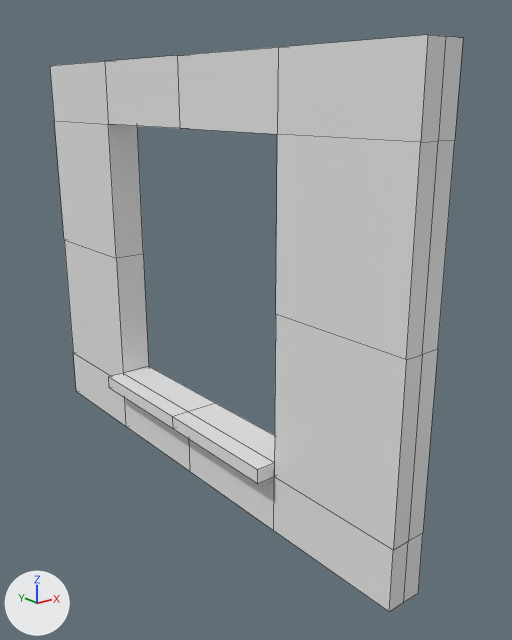
The Blender file Mallas/Basic Building Blocks/StaticMesh_WallWindow_DetailTwo 3x4x0.25.blend, before and after one commit.
Camera for both pictures: a 50 mm lens placed at (-2.89, -2.12, 2.74), pointed at (0.11, 1.64, 1.24). Lighting does not change. The marker at lower left points along +X, +Y and +Z. Mesh edges are drawn as thin lines.

Script lines for the objects in view, before the commit:
```python
me_vert_001 = bpy.data.meshes.new('Vert.001')
me_vert_001.from_pydata(...)  # 76 vertices, 76 faces; spans x -0.39..0.0, y 0.0..4.0, z 0.0..3.0
# before: 21 (-0.25, 0.0, 2.55) at pixel (420, 142), 22 (-0.25, 2.0, 2.55) at pixel (179, 128), 25 (0.0, 0.0, 2.55) at pixel (454, 140), 32 (-0.25, 4.0, 2.55) at pixel (54, 120), 34 (0.0, 4.0, 2.55)
# before: 45 (0.0, 2.0, 2.55), 48 (-0.25, 1.0, 2.55) at pixel (277, 134), 49 (-0.25, 3.0, 2.55) at pixel (108, 124), 52 (0.0, 1.0, 2.55), 58 (-0.13, 4.0, 2.55)
# before: 59 (0.0, 3.0, 2.55), 62 (-0.13, 0.0, 2.55) at pixel (438, 141)
ob_staticmesh_wallwindow_detailtwo_3x4x0_25 = bpy.data.objects.new('StaticMesh_WallWindow_DetailTwo 3x4x0.25', me_vert_001)
ob_staticmesh_wallwindow_detailtwo_3x4x0_25.location = (0.0, 0.0, 0.0)
```
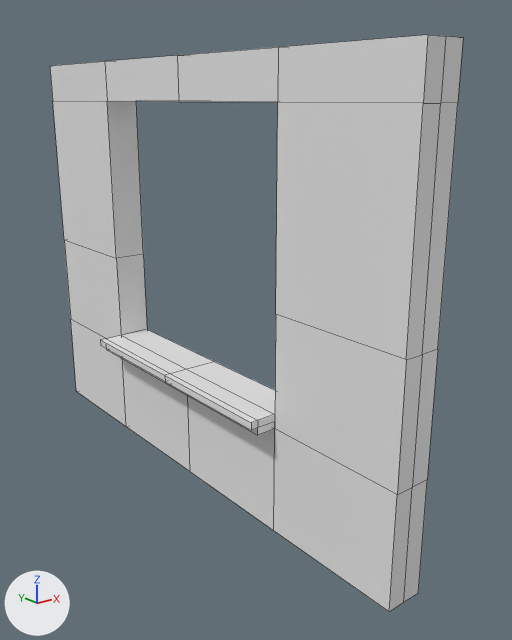
Where the change shows, as pixel boxes (x1, y1, x2, y2) in the pictures (512 x 640 px; the box of a moved part takes in the faces that stretch with it):
part 1 of me_vert_001, built on
    both: (64, 240, 438, 612)
part 2 of me_vert_001, moved or reshaped
    both: (50, 35, 463, 360)

The change in detail:
me_vert_001 is used by ob_staticmesh_wallwindow_detailtwo_3x4x0_25; location (0.0, 0.0, 0.0).
Verts and faces of me_vert_001; kept vertices keep their numbers, new ones are numbered from 76.
me_vert_001 had 76 vertices, 76 faces and spanned x -0.39..0.0, y 0.0..4.0, z 0.0..3.0.
me_vert_001 now has 90 vertices, 90 faces and spans x -0.44..0.0, y 0.0..4.0, z 0.0..3.0.
Part 1, on me_vert_001:
2 vertices are removed from x -0.39, y 1.0..3.0, z 0.5.
12 faces are deleted.
18 vertices in x -0.39..0.0, y 0.0..4.0, z 0.4..0.5 move by (0.0, 0.0, 0.34).
4 vertices in x -0.39..0.0, y 1.0..3.0, z 0.5 move by (0.0, 0.0, 0.29).
3 vertices are added at (-0.39, 3.0, 0.84), (-0.39, 2.0, 0.84), (-0.39, 1.0, 0.84).
7 new vertices lie (0.0, 0.0, 0.05) away from vertices in x -0.39..0.0, y 1.0..3.0, z 0.4..0.5.
6 new vertices lie (-0.05, 0.0, 0.0) away from vertices in x -0.39, y 1.0..3.0, z 0.5..0.84.
26 new faces join them.
Part 2, on me_vert_001:
Vertices 21, 22, 25, 32, 34, 45, 48, 49, 52, 58, 59, 62 move by (0.0, 0.0, 0.17).
